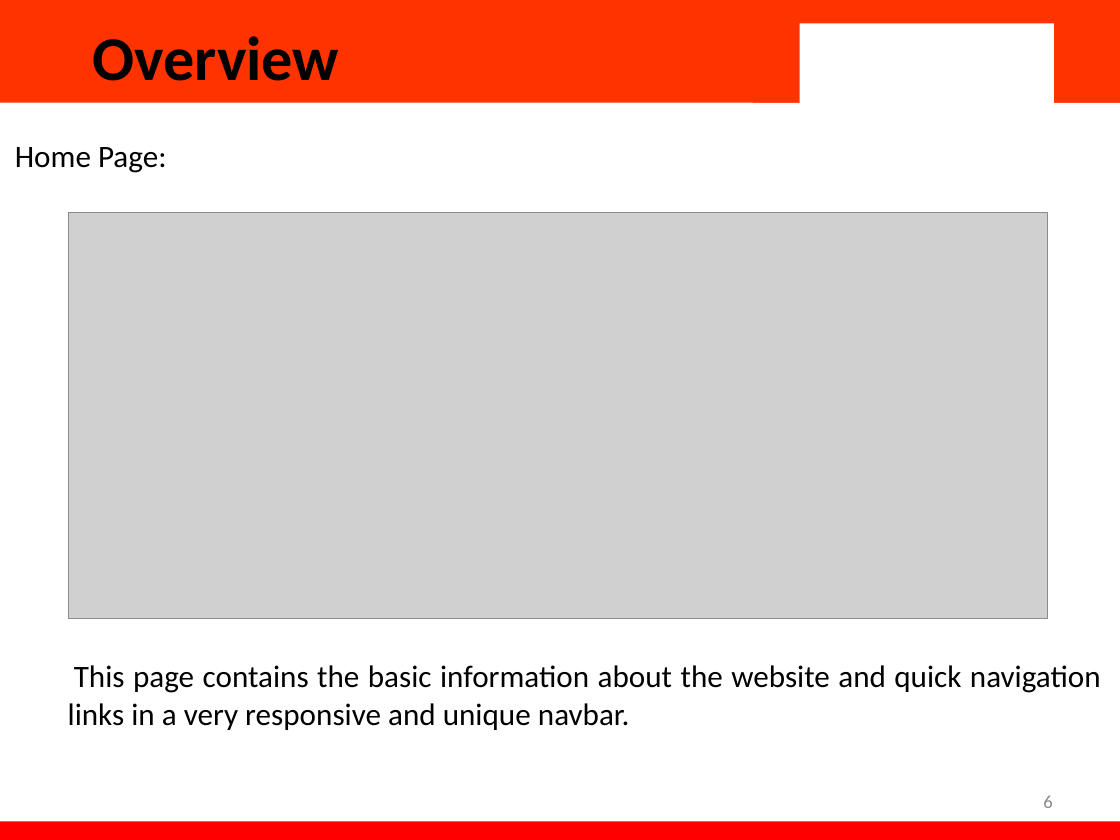
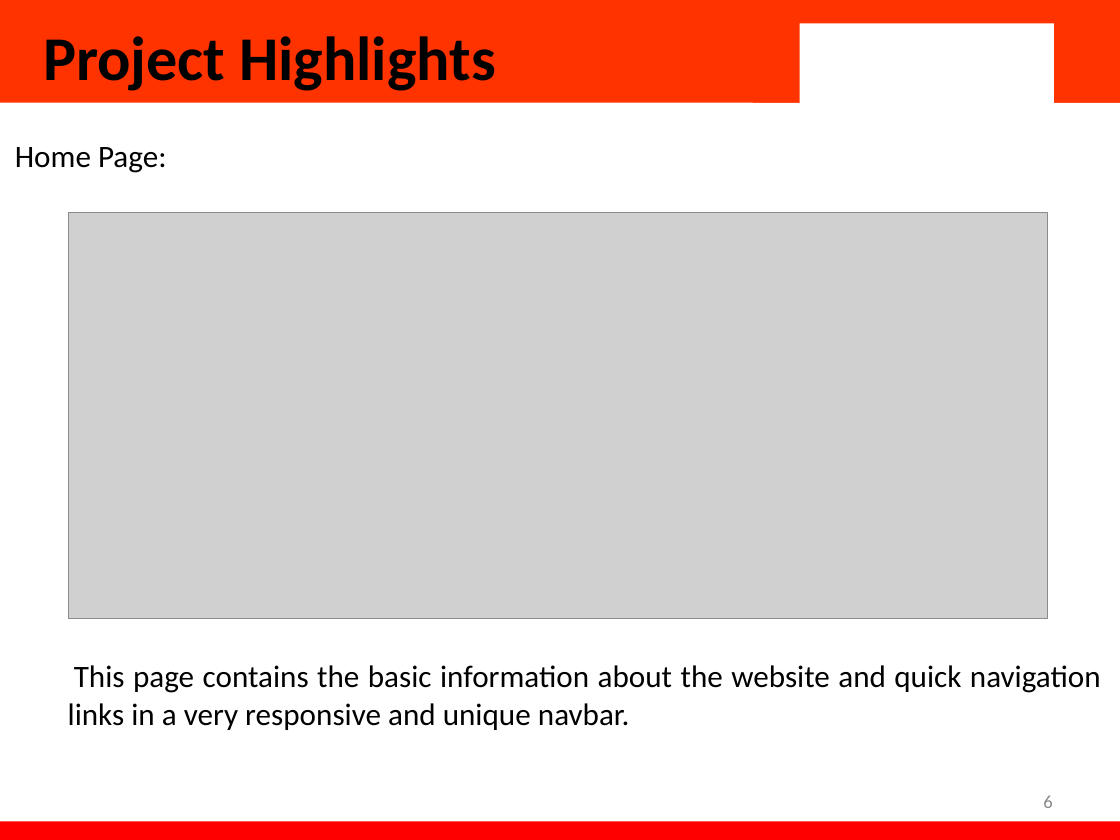
Before and after one commit to JayArindam/yummybites, a slide deck: slide 6 of YummyBite.pptx. Drawn at 1120x840 pixels with LibreOffice and Linux fonts; fonts in the diff are those of the drawing; grey boxes stand for pictures; background and template pictures are left out. Boxes give left, top, right and bottom in pixels: in the first picture for what was removed or moved away, otherwise in the second. Text is boxed around its words. In the diff, an @@ line names an element or a change of style, - is before the commit and + after.

```diff
--- a/YummyBite.pptx
+++ b/YummyBite.pptx
@@ title at [43,36,496,91]: text changed @@
-Overview
+Project Highlights
```
Also in this commit, not shown: 5 other slides changed, 6 slides added, 1 slide removed.
